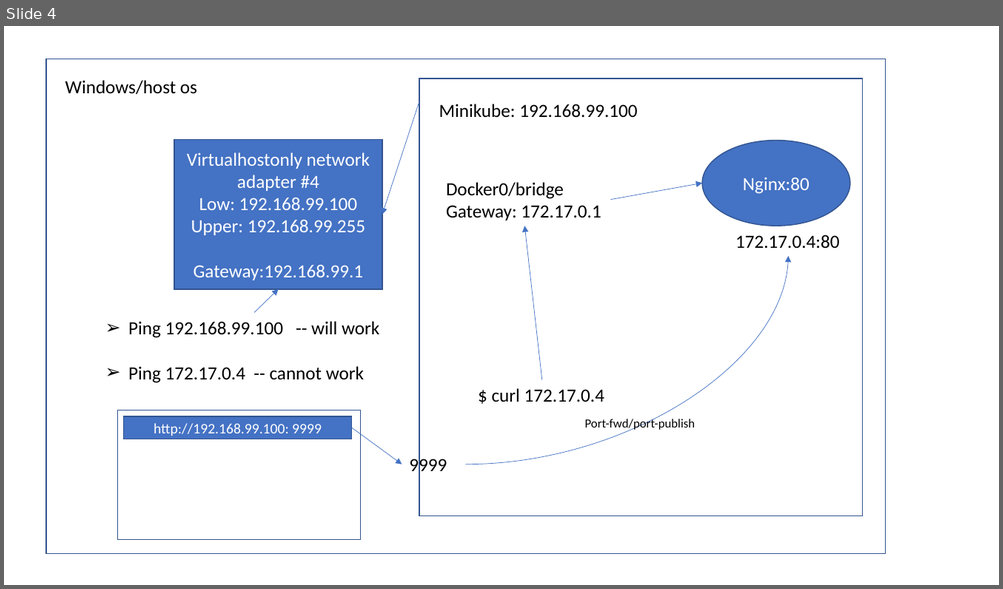
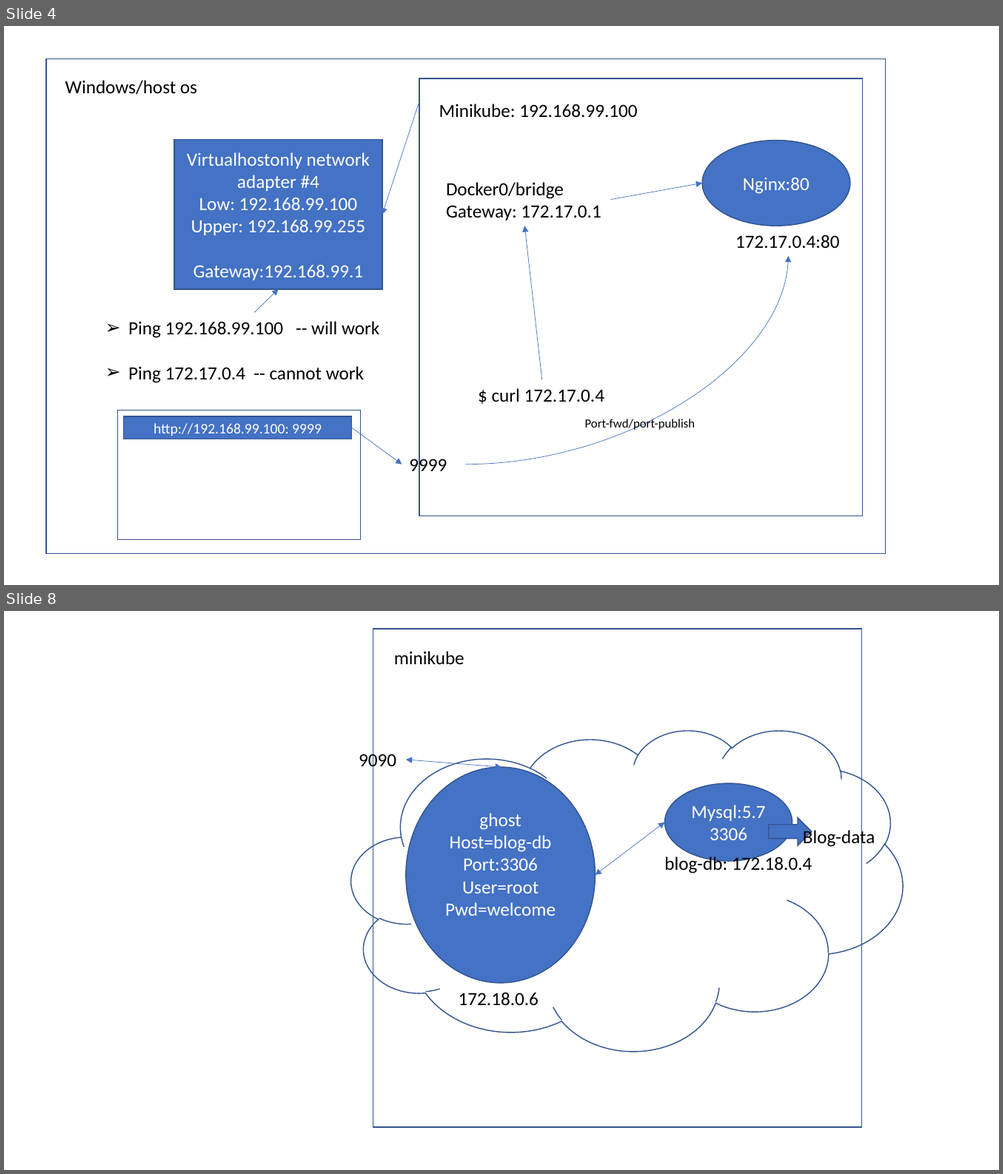
Before and after one commit to AdityaSP/ora-sep16-dock-kube, a slide deck: rough-diag.pptx. Shown one above the other, each under a label of ours: slide 4 before the commit, slides 4 and 8 after it; the slides between them are not shown. The pictures are 1003x589 and 1003x1174 pixels, drawn with LibreOffice and Linux fonts; fonts in the diff are those of the drawing. Boxes give left, top, right and bottom in pixels: in the first picture for what was removed or moved away, otherwise in the second. Text is boxed around its words. In the diff, an @@ line names an element or a change of style, - is before the commit and + after.

```diff
--- a/rough-diag.pptx
+++ b/rough-diag.pptx
@@ slide 8 added at (4,611,999,1170), background #FFFFFF @@
@@ rectangle added at (373,629,861,1128), outline #325491 1 pt @@
@@ text added at (394,651,464,664), 18 pt, text #000000 @@
+minikube
@@ cloud added at (352,729,903,1051), outline #325491 1 pt @@
@@ text added at (358,752,396,772), 18 pt, text #000000 @@
+9090
@@ double arrow added from (406, 760) to (502, 767), #4472C4 0.5 pt @@
@@ ellipse added at (406,767,596,983), fill #4472C4, outline #325491 1 pt, 18 pt, text #FFFFFF @@
+ghost
+Host=blog-db
+Port:3306
+User=root
+Pwd=welcome
@@ ellipse added at (664,783,792,861), fill #4472C4, outline #325491 1 pt, 18 pt, text #FFFFFF @@
+Mysql:5.7
+3306
@@ double arrow added from (595, 875) to (664, 822), #4472C4 0.5 pt @@
@@ right arrow added at (768,817,812,846), fill #4472C4, outline #325491 1 pt @@
@@ text added at (802,829,875,849), 18 pt, text #000000 @@
+Blog-data
@@ text added at (664,855,811,874), 18 pt, text #000000 @@
+blog-db: 172.18.0.4
@@ text added at (458,992,538,1006), 18 pt, text #000000 @@
+172.18.0.6
```
Also in this commit, not shown: 3 other slides added.
